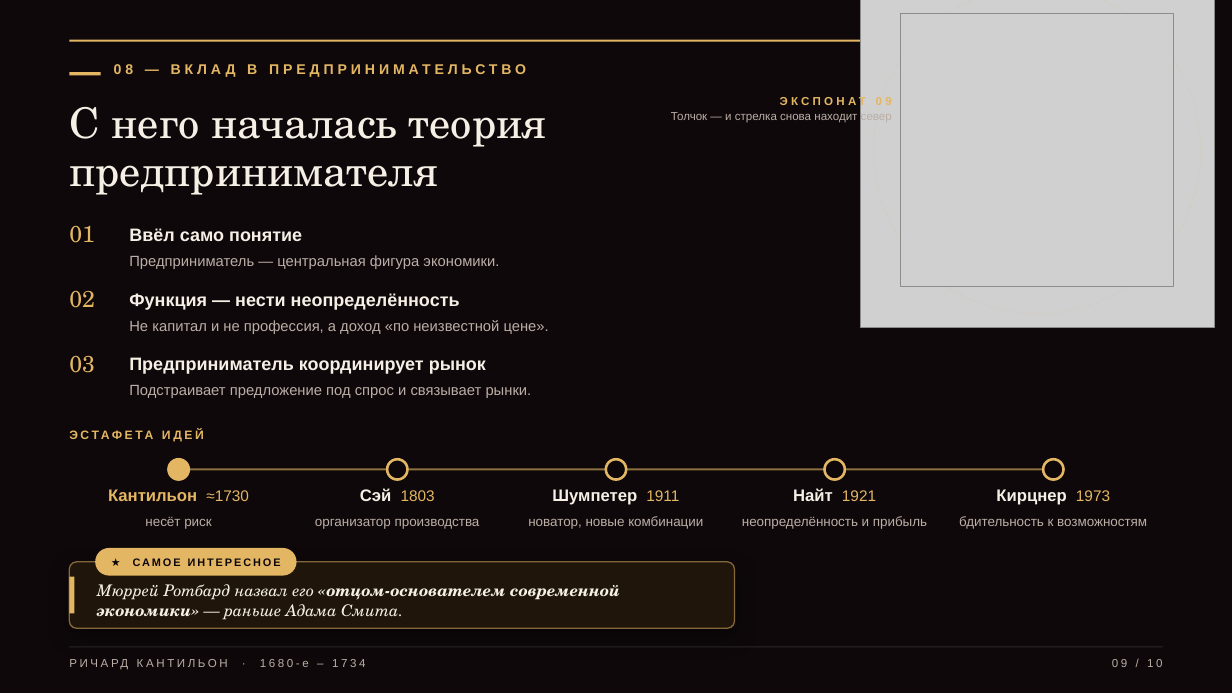
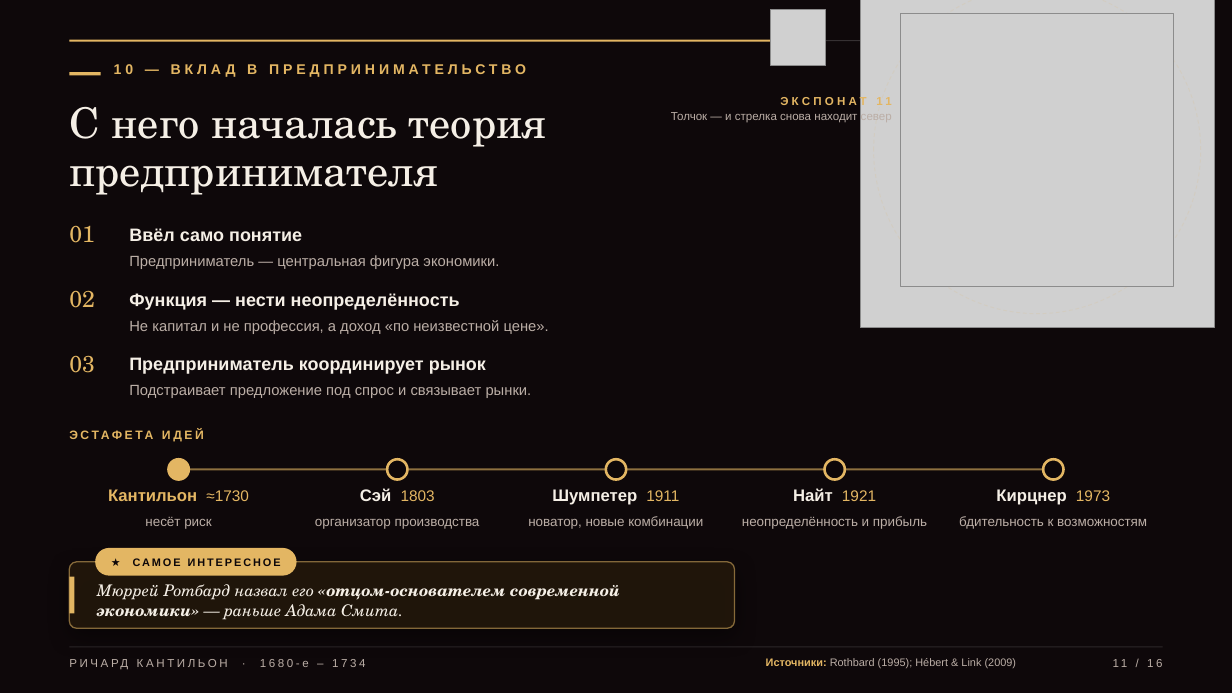
Before and after one commit to overbaffe1/omgGame, a slide deck: slide 11 of exports/cantillon-3d-presentation.pptx (slide 9 before the commit). Drawn at 1232x693 pixels with LibreOffice and Linux fonts; fonts in the diff are those of the drawing; grey boxes stand for pictures; background and template pictures are left out. Boxes give left, top, right and bottom in pixels: in the first picture for what was removed or moved away, otherwise in the second. Text is boxed around its words. In the diff, an @@ line names an element or a change of style, - is before the commit and + after.

```diff
--- a/exports/cantillon-3d-presentation.pptx
+++ b/exports/cantillon-3d-presentation.pptx
@@ picture added at [771, 10, 826, 66] @@
@@ rectangle: place and size @@
-rectangle at [69, 40, 1042, 42]
+rectangle at [69, 40, 799, 42]
@@ text at [114, 64, 526, 77]: text changed @@
-08 — ВКЛАД В ПРЕДПРИНИМАТЕЛЬСТВО
+10 — ВКЛАД В ПРЕДПРИНИМАТЕЛЬСТВО
@@ text at [780, 96, 891, 108]: text changed @@
-ЭКСПОНАТ 09
+ЭКСПОНАТ 11
@@ text added at [766, 658, 1017, 668], 8.5 pt, text #BBAEA6 @@
+Источники: Rothbard (1995); Hébert & Link (2009)
@@ text at [1113, 659, 1128, 667]: text changed @@
-09 / 10
+11 / 16
```
Also in this commit, not shown: 9 other slides changed, 6 slides added, 24 other files.
